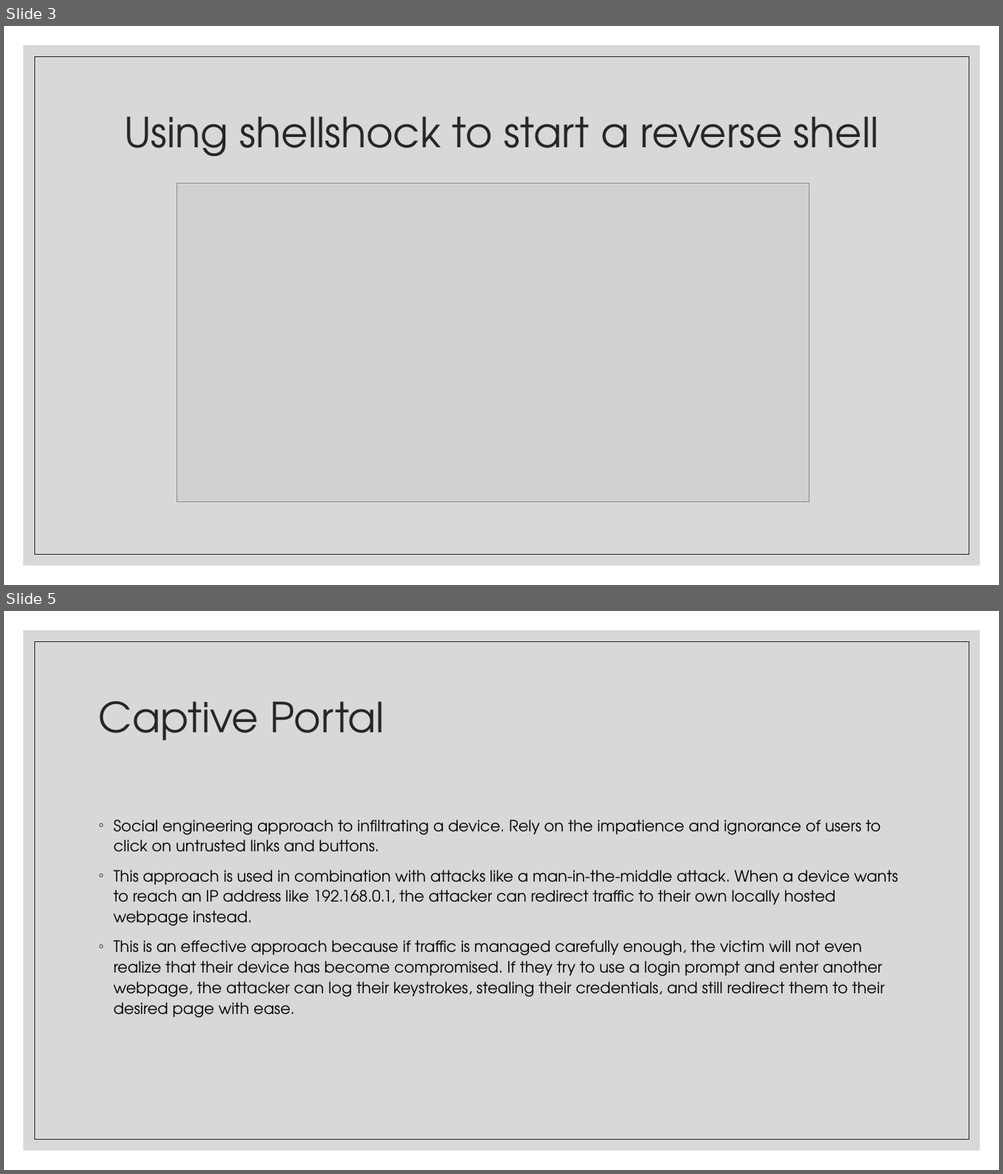
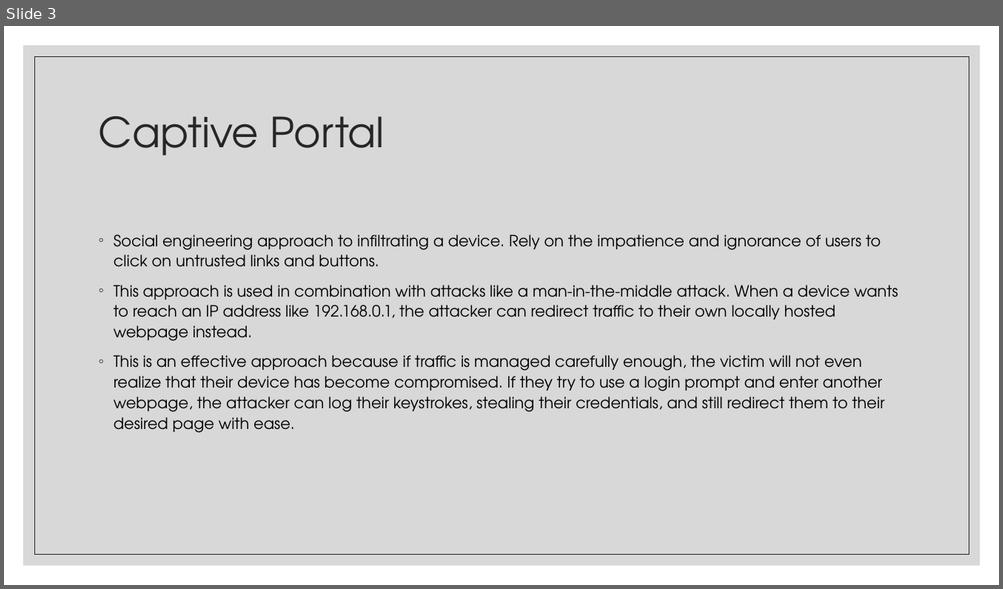
Before and after one commit to JulianKeller/cs425-backdoor, a slide deck: Documents/Remote attacks and backdoors.pptx. Shown one above the other, each under a label of ours: slides 3 and 5 before the commit, slide 3 after it; the slides between them are not shown. The pictures are 1003x1174 and 1003x589 pixels, drawn with LibreOffice and Linux fonts; fonts in the diff are those of the drawing; grey boxes stand for pictures. Boxes give left, top, right and bottom in pixels: in the first picture for what was removed or moved away, otherwise in the second. Text is boxed around its words. In the diff, an @@ line names an element or a change of style, - is before the commit and + after.

```diff
--- a/Documents/Remote attacks and backdoors.pptx
+++ b/Documents/Remote attacks and backdoors.pptx
@@ slide 3 removed at [4,26,999,585], background #FFFFFF; not listed: 2 template elements that a slide beside it also shows @@
@@ title removed at [124,116,879,156] @@
-Using shellshock to start a reverse shell
@@ picture removed at [177,184,809,503] @@
@@ what was slide 5 is now slide 3 @@
```
Also in this commit, not shown: 2 slides changed, 7 slides added, 1 other slide removed.
